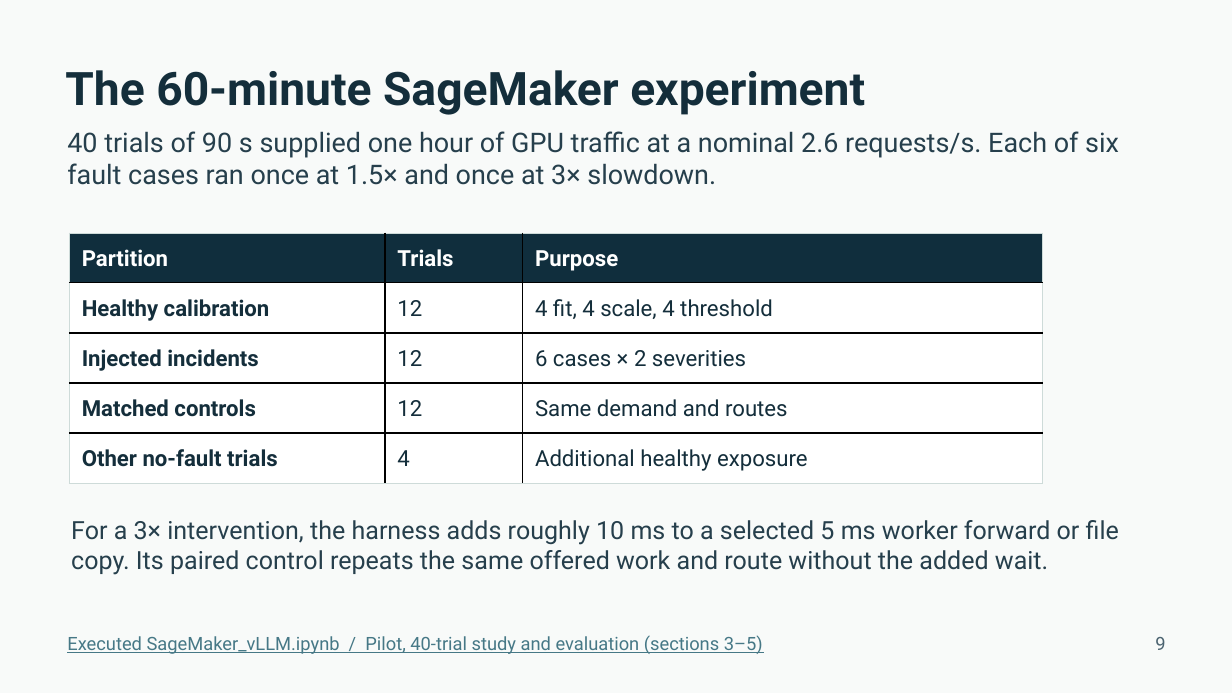
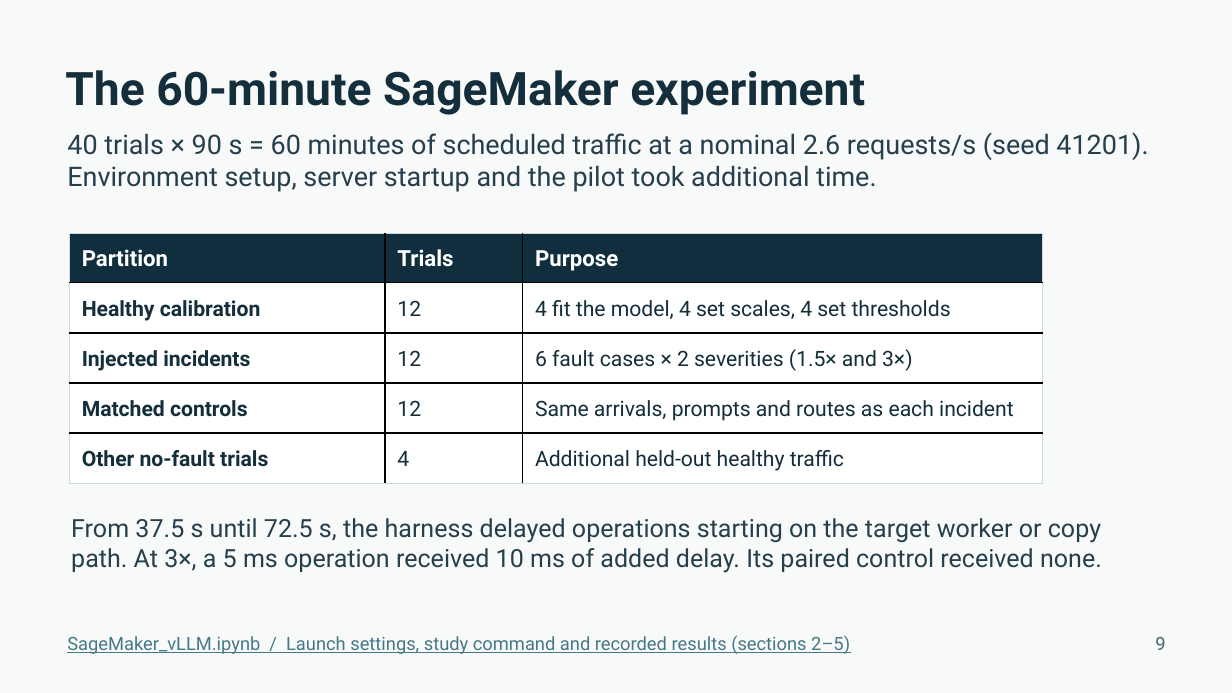
Before and after one commit to sid15022/DAT-CS5903, a slide deck: slide 9 of docs/Final_Project_Presentation.pptx. Drawn at 1232x693 pixels with LibreOffice and Linux fonts; fonts in the diff are those of the drawing. Boxes give left, top, right and bottom in pixels: in the first picture for what was removed or moved away, otherwise in the second. Text is boxed around its words. In the diff, an @@ line names an element or a change of style, - is before the commit and + after.

Commit message:
Document the SageMaker serving topology, workload and matched GPU trials

```diff
--- a/docs/Final_Project_Presentation.pptx
+++ b/docs/Final_Project_Presentation.pptx
@@ text at (67,132,1148,192): text changed @@
-40 trials of 90 s supplied one hour of GPU traffic at a nominal 2.6 requests/s. Each of six fault cases ran once at 1.5× and once at 3× slowdown.
+40 trials × 90 s = 60 minutes of scheduled traffic at a nominal 2.6 requests/s (seed 41201). Environment setup, server startup and the pilot took additional time.
@@ table at (69,233,1043,483) @@
-row 2, column 3: 4 fit, 4 scale, 4 threshold
+row 2, column 3: 4 fit the model, 4 set scales, 4 set thresholds
-row 3, column 3: 6 cases × 2 severities
+row 3, column 3: 6 fault cases × 2 severities (1.5× and 3×)
-row 4, column 3: Same demand and routes
+row 4, column 3: Same arrivals, prompts and routes as each incident
-row 5, column 3: Additional healthy exposure
+row 5, column 3: Additional held-out healthy traffic
@@ size 17.2 to 16.5 pt in "Healthy calibration", "12", "Injected incidents", "12" and 4 more places @@
@@ text at (71,518,1102,573): text changed @@
-For a 3× intervention, the harness adds roughly 10 ms to a selected 5 ms worker forward or file copy. Its paired control repeats the same offered work and route without the added wait.
+From 37.5 s until 72.5 s, the harness delayed operations starting on the target worker or copy path. At 3×, a 5 ms operation received 10 ms of added delay. Its paired control received none.
@@ text at (67,635,850,654): text changed @@
-Executed SageMaker_vLLM.ipynb / Pilot, 40-trial study and evaluation (sections 3–5)
+SageMaker_vLLM.ipynb / Launch settings, study command and recorded results (sections 2–5)
```
Also in this commit, not shown: 1 other slide changed, 1 other file.
